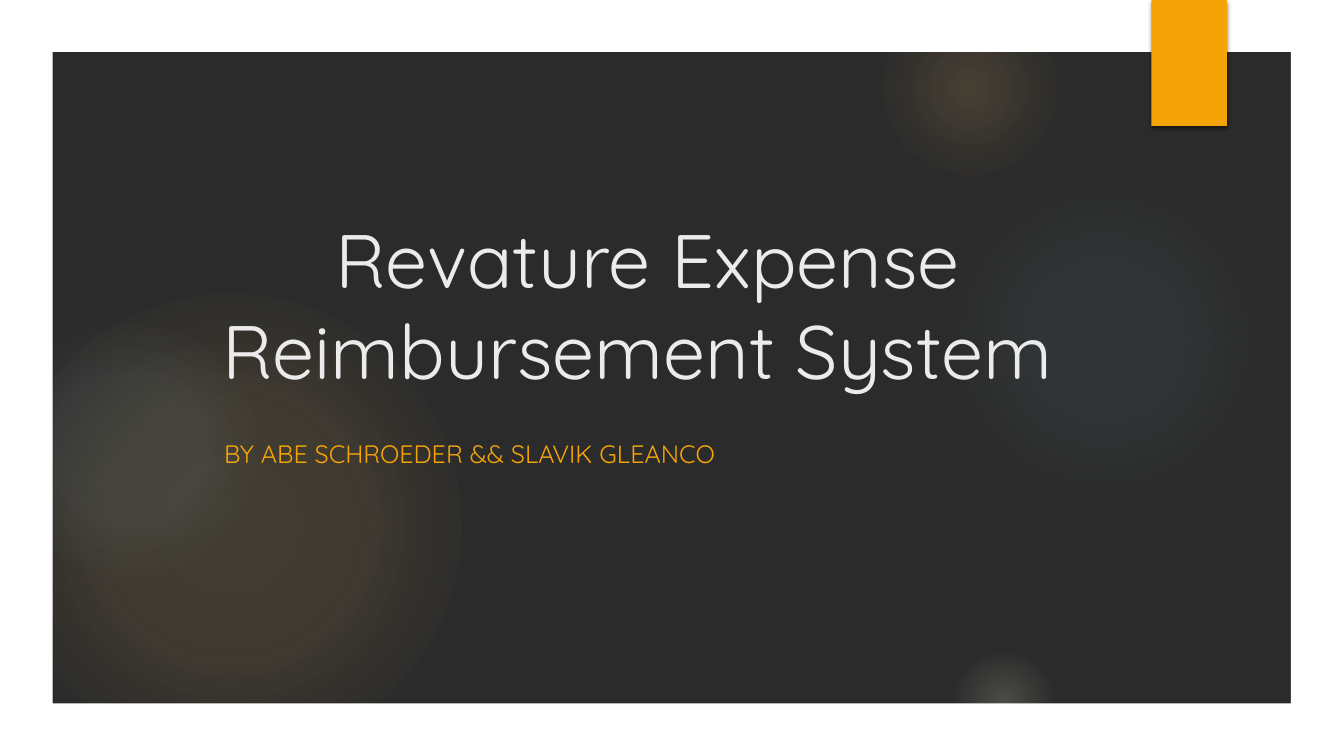
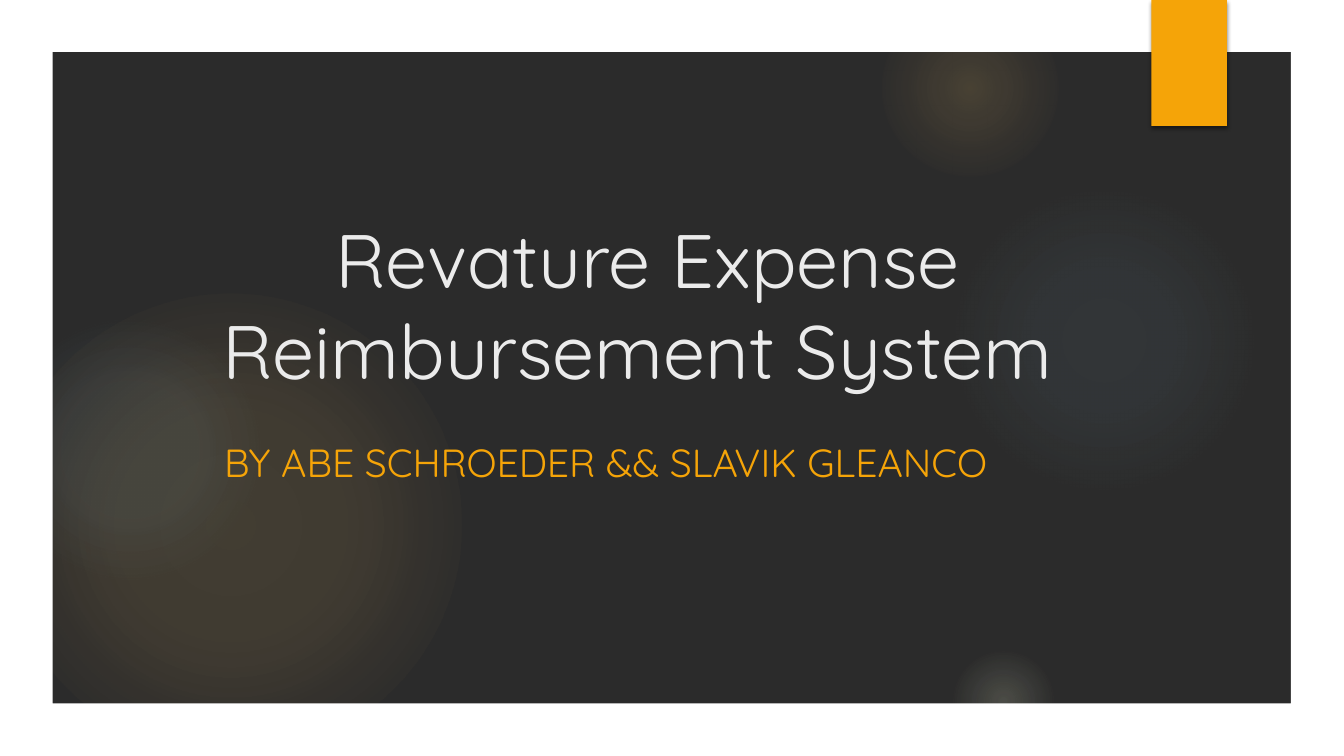
Before and after one commit to Slavik-Gleanco/Rev-Project_1, a slide deck: slide 1 of Revature Expense Reimbursement System.pptx. Drawn at 1344x756 pixels with LibreOffice and Linux fonts; fonts in the diff are those of the drawing; background and template pictures are left out; a plain dark background stands for a picture behind light text. Boxes give left, top, right and bottom in pixels: in the first picture for what was removed or moved away, otherwise in the second. Text is boxed around its words. In the diff, an @@ line names an element or a change of style, - is before the commit and + after.

```diff
--- a/Revature Expense Reimbursement System.pptx
+++ b/Revature Expense Reimbursement System.pptx
@@ subtitle "BY ABE SCHROEDER && SLAVIK ..." at (224,449,987,478): size 18 to 28 pt @@
```
Also in this commit, not shown: 1 other slide changed, 1 slide added, 1 slide removed, 2 other files.
